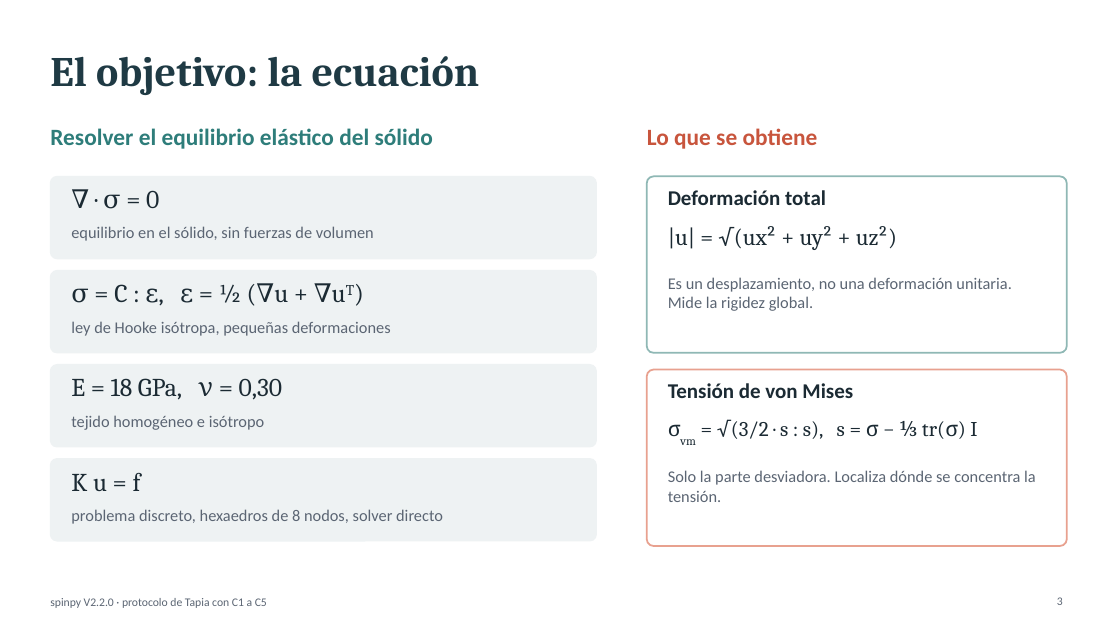
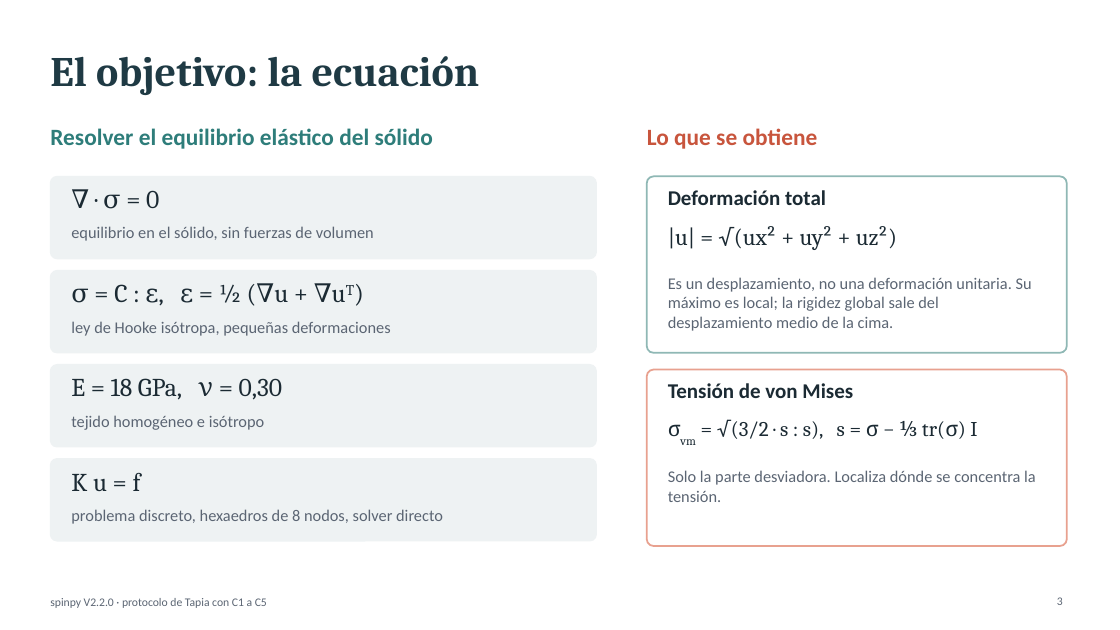
Before and after one commit to cgt1989/spinpy, a slide deck: slide 3 of comparativa_motores/tapia_c1_c5/Tapia_C1_C5.pptx. Drawn at 1120x630 pixels with LibreOffice and Linux fonts; fonts in the diff are those of the drawing. Boxes give left, top, right and bottom in pixels: in the first picture for what was removed or moved away, otherwise in the second. Text is boxed around its words. In the diff, an @@ line names an element or a change of style, - is before the commit and + after.

```diff
--- a/comparativa_motores/tapia_c1_c5/Tapia_C1_C5.pptx
+++ b/comparativa_motores/tapia_c1_c5/Tapia_C1_C5.pptx
@@ text at <box>668,277,1032,331</box>: text changed @@
-Es un desplazamiento, no una deformación unitaria. Mide la rigidez global.
+Es un desplazamiento, no una deformación unitaria. Su máximo es local; la rigidez global sale del desplazamiento medio de la cima.
```
Also in this commit, not shown: 11 other slides changed, 2 slides added, 7 other files.
